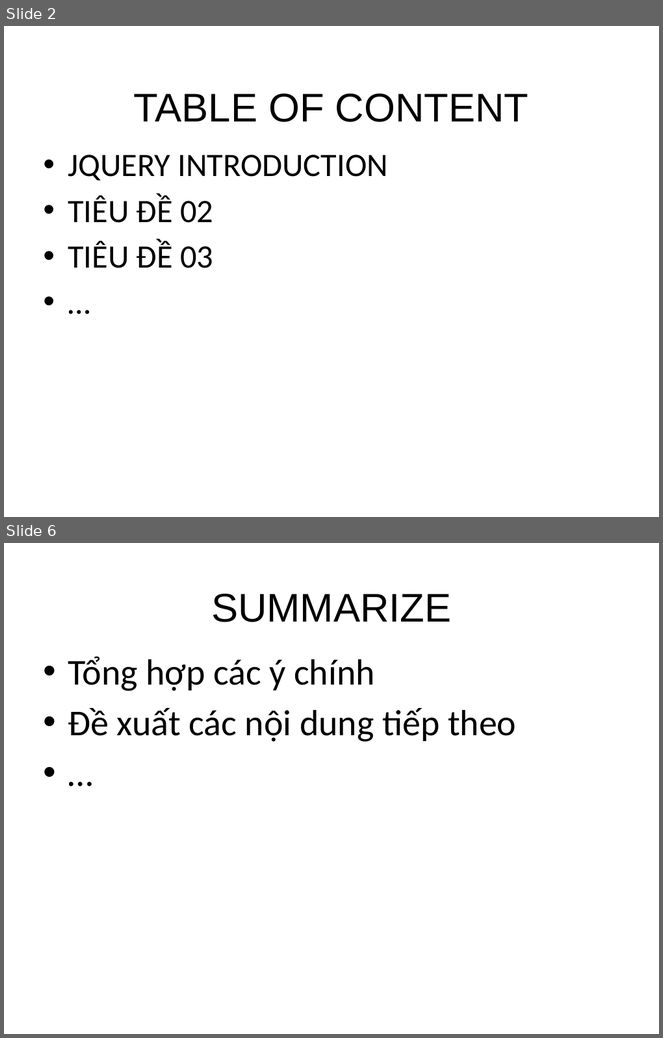
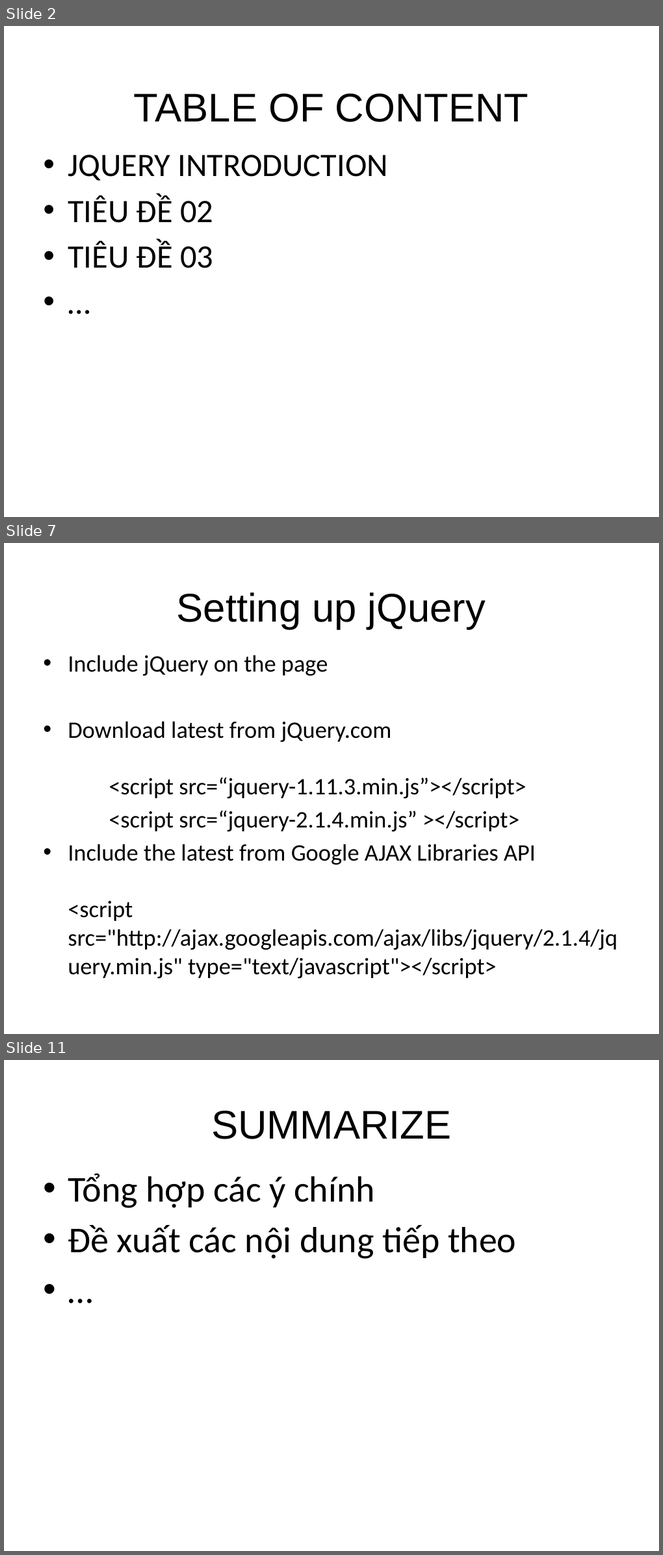
Before and after one commit to sonvq-qsoftvn/jquerytraining, a slide deck: QS_Training_JS_JQuery_Basic.pptx. Shown one above the other, each under a label of ours: slides 2 and 6 before the commit, slides 2, 7 and 11 after it; the slides between them are not shown. The pictures are 663x1038 and 663x1555 pixels, drawn with LibreOffice and Linux fonts; fonts in the diff are those of the drawing; background and template pictures are left out. Boxes give left, top, right and bottom in pixels: in the first picture for what was removed or moved away, otherwise in the second. Text is boxed around its words. In the diff, an @@ line names an element or a change of style, - is before the commit and + after.

```diff
--- a/QS_Training_JS_JQuery_Basic.pptx
+++ b/QS_Training_JS_JQuery_Basic.pptx
@@ slide 7 added at bbox=[4, 543, 659, 1034], background picture (left out) @@
@@ title added at bbox=[177, 592, 486, 629], 44 pt, text #000000 @@
+Setting up jQuery
@@ text added at bbox=[68, 655, 618, 979], 26 pt, text #000000 @@
+• Include jQuery on the page
+• Download latest from jQuery.com
+  <script src=“jquery-1.11.3.min.js”></script>
+<script src=“jquery-2.1.4.min.js” ></script>
+• Include the latest from Google AJAX Libraries API
+  <script src="http://ajax.googleapis.com/ajax/libs/jquery/2.1.4/jquery.min.js" type="text/javascript"></script>
@@ what was slide 6 is now slide 11 @@
```
Also in this commit, not shown: 1 slide changed, 6 other slides added, 2 slides removed, 2 other files.
